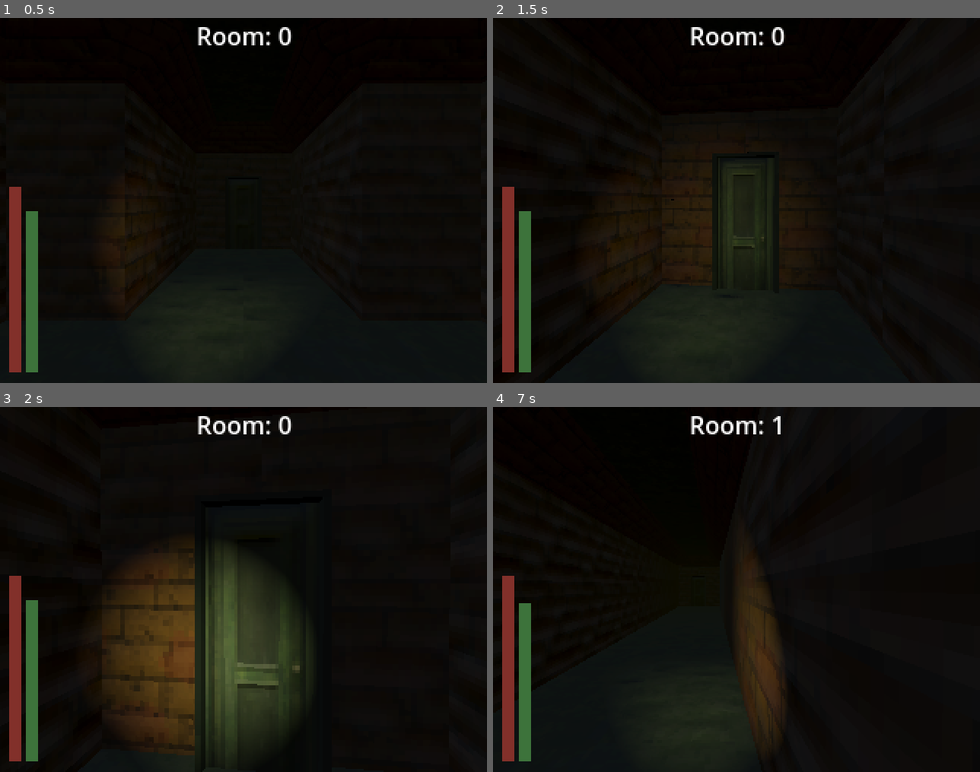
Above: before the commit, frames 1-4 (two rows, left to right).
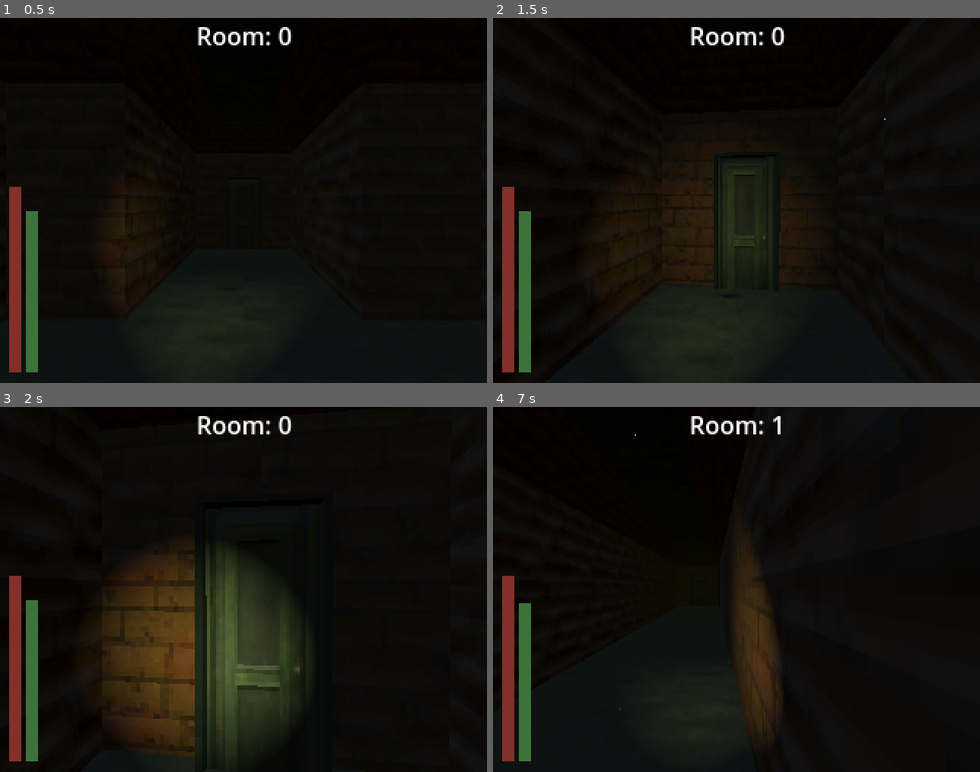
Above: after the commit, the same moments.

Repository: AEther-Frisko/Ghost-Maze-REDUX
Game: Godot game, scene res://Scenes/world.tscn
Two runs of this game, one before a commit and one after it. Both use one fixed random seed, a clock stepped at 60 frames per second and the inputs below.
Inputs (mouse positions are in pixels of both pictures, inside the frame that each line leads up to):
- Up to frame 1 (0.5 s): no input
- Up to frame 2 (1.5 s): tap Enter at 0.5 s; move the mouse to (760, 200) at 0.52 s; hold F (flashlight) 0.53-1.28 s; hold W (move_forward) from 0.53 s (still down); move the mouse to (712, 200) at 1.27 s; tap F (flashlight) at 1.35 s
- Up to frame 3 (2 s): keep holding W (move_forward)
- Up to frame 4 (7 s): move the mouse to (746, 582) at 2.02 s; hold Space (interact) 2.03-2.78 s; tap F (flashlight) at 2.3, 3.05, 4.35, 5.3, 6.05 s; move the mouse to (731, 596) at 2.77 s; tap Shift (sprint) at 2.85, 5.85 s; tap Enter at 3.5, 6.5 s; move the mouse to (775, 593) at 3.52 s; hold F (flashlight) 3.53-4.28 s; tap Space (interact) at 4.25 s; move the mouse to (697, 585) at 4.27 s; move the mouse to (741, 589) at 5.02 s; hold Space (interact) 5.03-5.78 s; move the mouse to (717, 582) at 5.77 s; release W (move_forward) at 5.78 s; hold D (move_right) 5.78-6.53 s; move the mouse to (760, 589) at 6.52 s; hold W (move_forward) from 6.53 s (still down); hold F (flashlight) from 6.53 s (still down)

Frame 1 is identical in both runs. In frame 2, 0.1% of the frame differs, in the area x 36-81%, y 27-72%; in frame 3, 0.6%, in the area x 23-62%, y 40-95%; in frame 4, 0.1%.

Commit message:
quick headbob fix

Diff:
--- a/Scripts/Player.gd
+++ b/Scripts/Player.gd
@@ -102,23 +102,22 @@
 		state_op.WALKING:
 			headBobCurrentIntensity = HEAD_BOB_WALK_INTENSITY
 			headBobIndex += HEAD_BOB_WALK_SPEED * delta
-	match state:
-		not state_op.IDLE:
-			headBobVector.y = sin(headBobIndex)
-			headBobVector.x = sin(headBobIndex / 2) * 0.5
+	if not state_op.IDLE:
+		headBobVector.y = sin(headBobIndex)
+		headBobVector.x = sin(headBobIndex / 2) * 0.5
 
-			headBobber.position.y = lerp(headBobber.position.y, headBobVector.y * (headBobCurrentIntensity/ 2.0), delta * move_stats.lerp_speed)
-			headBobber.position.x = lerp(headBobber.position.x, headBobVector.x * headBobCurrentIntensity, delta * move_stats.lerp_speed)
+		headBobber.position.y = lerp(headBobber.position.y, headBobVector.y * (headBobCurrentIntensity/ 2.0), delta * move_stats.lerp_speed)
+		headBobber.position.x = lerp(headBobber.position.x, headBobVector.x * headBobCurrentIntensity, delta * move_stats.lerp_speed)
 
-			# adding extra movement to flashlight
-			flashlight.rotation.y = lerp(flashlight.rotation.y, headBobVector.y * (headBobCurrentIntensity / 3.0), delta * move_stats.lerp_speed)
-			flashlight.rotation.x = lerp(flashlight.rotation.x, headBobVector.x * (headBobCurrentIntensity), delta * move_stats.lerp_speed)
-		state_op.IDLE:
-			headBobber.position.y = lerp(headBobber.position.y, 0.0, delta * move_stats.lerp_speed)
-			headBobber.position.x = lerp(headBobber.position.x, 0.0, delta * move_stats.lerp_speed)
+		# adding extra movement to flashlight
+		flashlight.rotation.y = lerp(flashlight.rotation.y, headBobVector.y * (headBobCurrentIntensity / 3.0), delta * move_stats.lerp_speed)
+		flashlight.rotation.x = lerp(flashlight.rotation.x, headBobVector.x * (headBobCurrentIntensity), delta * move_stats.lerp_speed)
+	else:
+		headBobber.position.y = lerp(headBobber.position.y, 0.0, delta * move_stats.lerp_speed)
+		headBobber.position.x = lerp(headBobber.position.x, 0.0, delta * move_stats.lerp_speed)
 
-			flashlight.rotation.y = lerp(flashlight.rotation.y, 0.0, delta * move_stats.lerp_speed)
-			flashlight.rotation.x = lerp(flashlight.rotation.x, 0.0, delta * move_stats.lerp_speed)
+		flashlight.rotation.y = lerp(flashlight.rotation.y, 0.0, delta * move_stats.lerp_speed)
+		flashlight.rotation.x = lerp(flashlight.rotation.x, 0.0, delta * move_stats.lerp_speed)
 
 	# footstep sounds
 	if footstepTimer.time_left <= 0 and state != state_op.IDLE:
